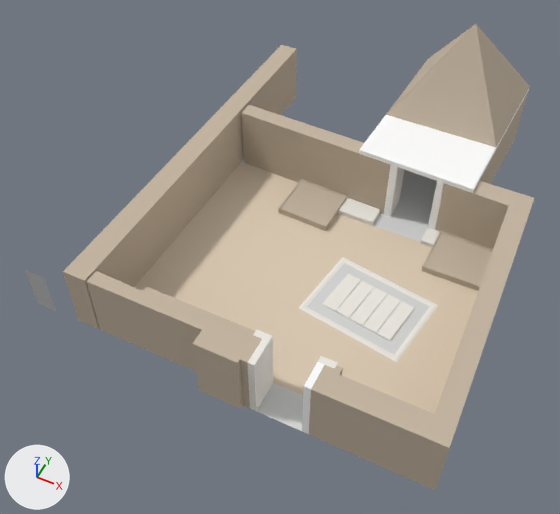
The glTF model assets/items/vx075nh7672/Anonymous_Dyn18.glb as it was, and as the next commit left it.
The view is the same before and after, from a camera (50 mm lens) standing at (11.96, -10.13, 19.01) and looking at (4.68, 4.42, 0.82). The axes (+X, +Y, +Z) are drawn at lower left. The lights are the same throughout.

The first picture shows 'Mesh1 Model'.
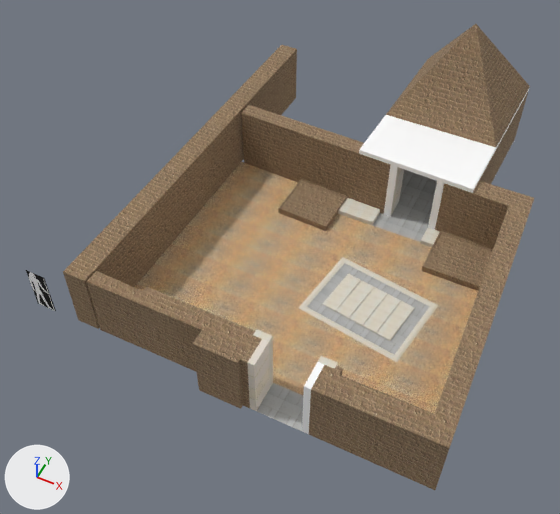
The change, as a diff of the scene's bpy script:
```diff
--- a/assets/items/vx075nh7672/Anonymous_Dyn18.glb.py
+++ b/assets/items/vx075nh7672/Anonymous_Dyn18.glb.py
@@ img_stone_paving @@
+img_stone_paving = load_image('Stone_paving', '_unpacked/Stone_paving', 1600, 920, 'sRGB')
@@ img_mudplaster @@
+img_mudplaster = load_image('MudPlaster', '_unpacked/MudPlaster', 400, 266, 'sRGB')
@@ img_mudbrick @@
+img_mudbrick = load_image('Mudbrick', '_unpacked/Mudbrick', 492, 423, 'sRGB')
@@ mat_mudbrick @@
 mat_mudbrick = principled_material('Mudbrick')
-mat_mudbrick.base_color = (0.553, 0.463, 0.357)  # beige #c4b5a1
+mat_mudbrick.texture = img_mudbrick
 mat_mudbrick.roughness = 1.0
@@ mat_mudplaster @@
 mat_mudplaster = principled_material('MudPlaster')
-mat_mudplaster.base_color = (0.737, 0.612, 0.467)  # beige #dfcdb6
+mat_mudplaster.texture = img_mudplaster
 mat_mudplaster.roughness = 1.0
@@ mat_stone_paving @@
 mat_stone_paving = principled_material('Stone_paving')
-mat_stone_paving.base_color = (0.678, 0.682, 0.671)  # light grey #d7d7d6
+mat_stone_paving.texture = img_stone_paving
 mat_stone_paving.roughness = 1.0
```

Changed parts and their boxes [x1, y1, x2, y2] in the pictures (560 x 514 px):
'Mesh1 Model', surface changed
    both: [63, 24, 534, 490]
